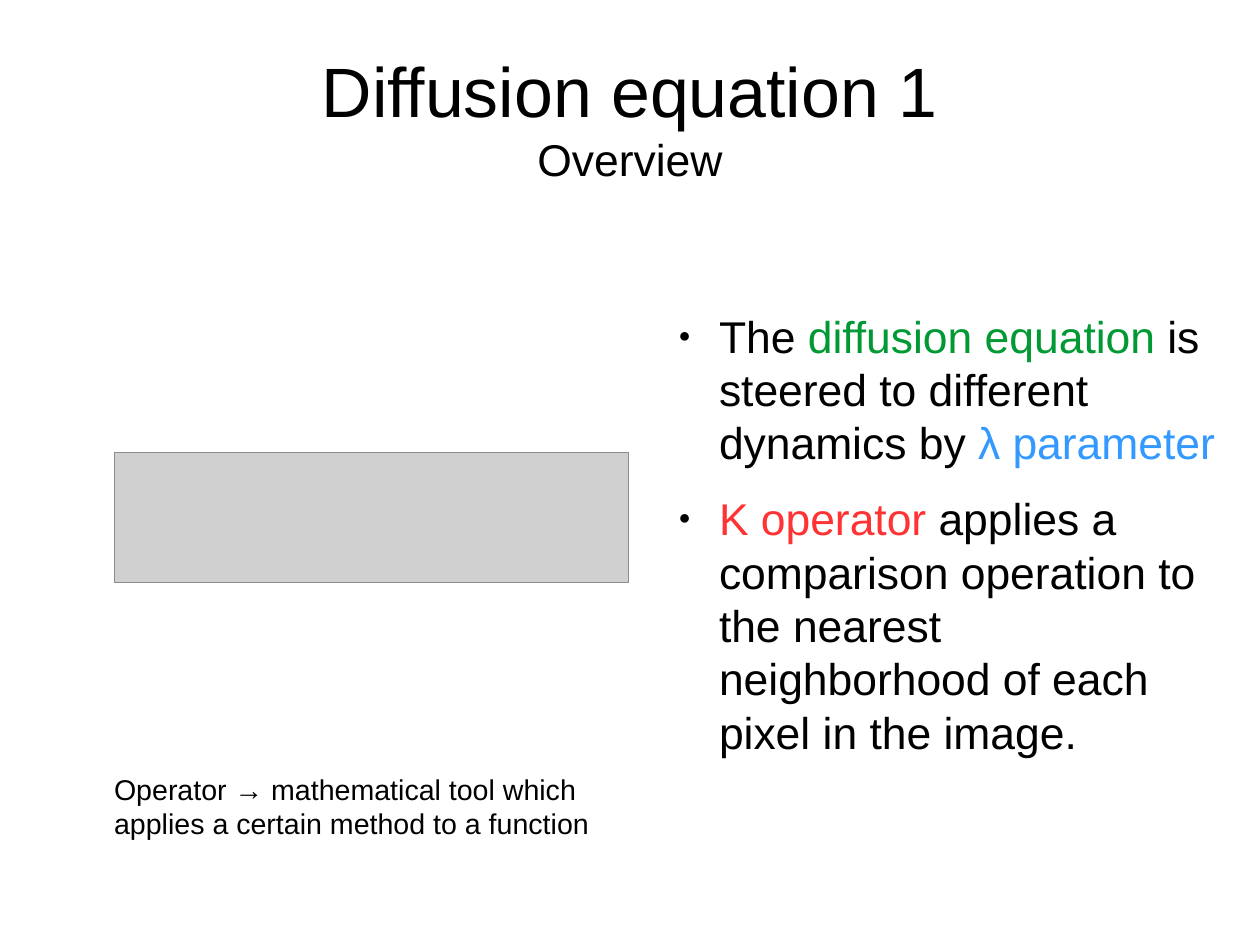
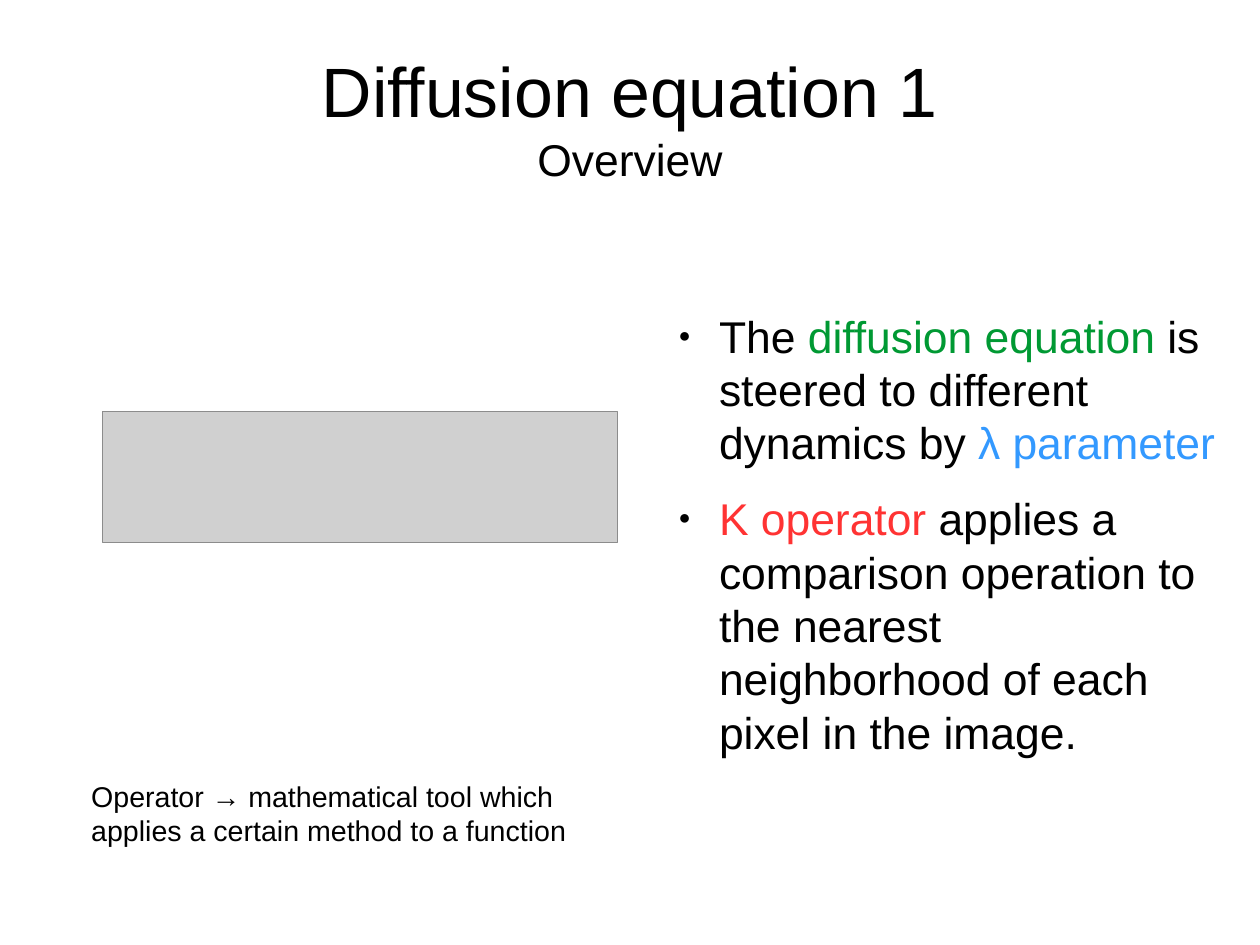
Before and after one commit to TUBvision/contAdapt_francis, a slide deck: slide 4 of Documents/Model descriptions/Dynamic normalization network presentation.odp. Drawn at 1260x945 pixels with LibreOffice and Linux fonts; fonts in the diff are those of the drawing; grey boxes stand for pictures. Boxes give left, top, right and bottom in pixels: in the first picture for what was removed or moved away, otherwise in the second. Text is boxed around its words. In the diff, an @@ line names an element or a change of style, - is before the commit and + after.

```diff
--- a/Documents/Model descriptions/Dynamic normalization network presentation.odp
+++ b/Documents/Model descriptions/Dynamic normalization network presentation.odp
@@ picture: place and size @@
-picture at [114, 453, 629, 583]
+picture at [103, 412, 617, 542]
@@ text "Operator → mathematical tool which ...": place and size @@
-text "Operator → mathematical tool which ..." at [114, 779, 589, 839]
+text "Operator → mathematical tool which ..." at [91, 786, 566, 846]
```
Also in this commit, not shown: 7 other slides changed, 1 slide added, 1 other file.
